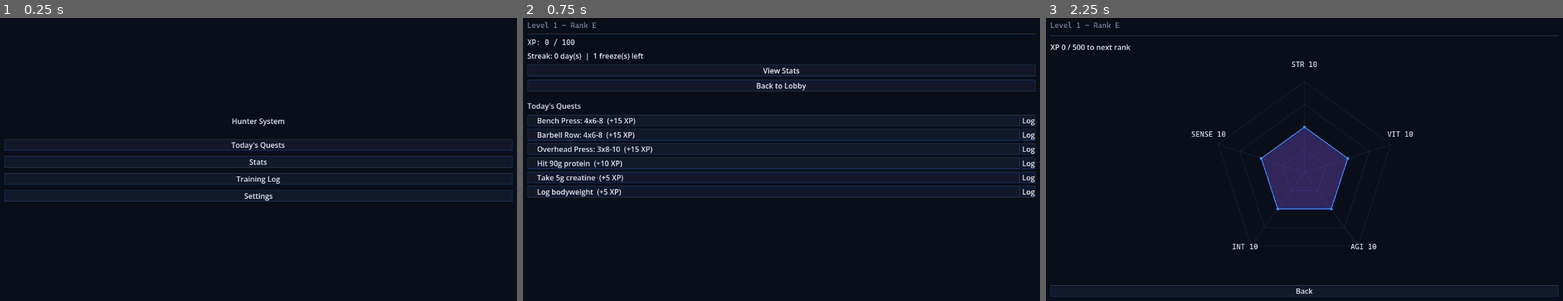
Above: before the commit, frames 1-3 (left to right).
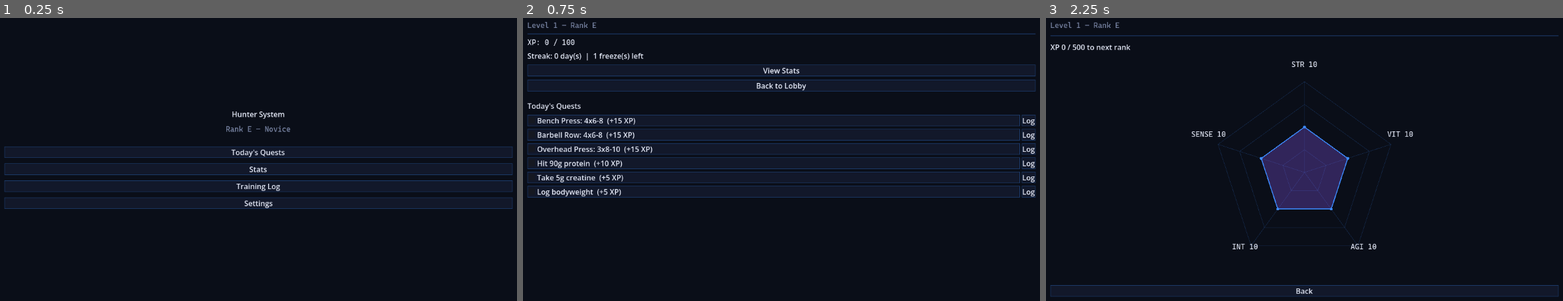
Above: after the commit, the same moments.

Repository: exo-jhop/Solo-Gym-Leveling
Game: Godot game, scene res://scenes/lobby/lobby.tscn
Same seed, same stepped clock (60 frames per second), same inputs: the game is played once before the commit and once after it.
Inputs:
- Up to frame 1 (0.25 s): no input
- Up to frame 2 (0.75 s): click "Today's Quests" at 0.5 s
- Up to frame 3 (2.25 s): click "Back to Lobby" at 1.25 s; click "Stats" at 2 s

The runs differ from the first frame. In frame 1, 4.3% of the frame differs, in the area x 0-100%, y 33-68%; in frame 2, nothing differs; in frame 3, nothing differs.

Commit message:
Add Milestone Titles: cosmetic per-rank title set on rank-up, shown on Lobby
Fills in current_title for E/C/A ranks (Novice/Breaker/Sovereign) alongside
the spec's fixed D/B/S titles (Awakened/Vanguard/Monarch) to keep the ramp
consistent. Existing saves get a title backfilled from their current rank
on load since current_title didn't exist before this save version.

Diff:
--- a/scenes/lobby/lobby.gd
+++ b/scenes/lobby/lobby.gd
@@ -2,6 +2,7 @@
 
 ## Lobby / Hub screen. Main entry point — routes to the app's top-level sections.
 
+@onready var rank_title_label: Label = $Margin/Root/RankTitleLabel
 @onready var quests_button: Button = $Margin/Root/QuestsButton
 @onready var stats_button: Button = $Margin/Root/StatsButton
 @onready var training_log_button: Button = $Margin/Root/TrainingLogButton
@@ -13,6 +14,14 @@
 	stats_button.pressed.connect(_on_stats_pressed)
 	training_log_button.pressed.connect(_on_training_log_pressed)
 	settings_button.pressed.connect(_on_settings_pressed)
+	GameManager.stats_changed.connect(_refresh_rank_title)
+	_refresh_rank_title()
+
+
+func _refresh_rank_title() -> void:
+	var stats := GameManager.hunter_stats
+	rank_title_label.text = "Rank %s — %s" % [stats.rank, stats.current_title]
+	rank_title_label.add_theme_color_override("font_color", GameManager.rank_color(stats.rank))
 
 
 func _on_quests_pressed() -> void:
--- a/scenes/lobby/lobby.tscn
+++ b/scenes/lobby/lobby.tscn
@@ -1,6 +1,7 @@
-[gd_scene load_steps=2 format=3 uid="uid://b5j2n8q1w6r4t"]
+[gd_scene load_steps=3 format=3 uid="uid://b5j2n8q1w6r4t"]
 
 [ext_resource type="Script" path="res://scenes/lobby/lobby.gd" id="1"]
+[ext_resource type="FontFile" path="res://assets/fonts/CascadiaCode.ttf" id="2"]
 
 [node name="Lobby" type="Control"]
 anchor_right = 1.0
@@ -25,6 +26,12 @@
 text = "Hunter System"
 horizontal_alignment = 1
 
+[node name="RankTitleLabel" type="Label" parent="Margin/Root"]
+layout_mode = 2
+theme_override_fonts/font = ExtResource("2")
+text = "Rank E — Novice"
+horizontal_alignment = 1
+
 [node name="HSeparator" type="HSeparator" parent="Margin/Root"]
 layout_mode = 2
 
--- a/scripts/autoload/game_manager.gd
+++ b/scripts/autoload/game_manager.gd
@@ -31,6 +31,17 @@
 
 # Small per-completion stat bump. Placeholder, tune later (see spec 2.1).
 const STAT_INCREMENT := 1
+
+# Cosmetic-only milestone titles per rank (spec v2 4.2). Only D/B/S were fixed
+# by the spec; C and A are proposed fills to keep the naming ramp consistent.
+const MILESTONE_TITLES := {
+	"E": "Novice",
+	"D": "Awakened",
+	"C": "Breaker",
+	"B": "Vanguard",
+	"A": "Sovereign",
+	"S": "Monarch",
+}
 
 var hunter_stats: HunterStats = HunterStats.new()
 
@@ -91,6 +102,7 @@
 			new_rank = rank
 	if new_rank != hunter_stats.rank:
 		hunter_stats.rank = new_rank
+		hunter_stats.current_title = MILESTONE_TITLES.get(new_rank, "")
 		ranked_up.emit(new_rank)
 
 
@@ -102,6 +114,13 @@
 ## Badge color for a rank letter, for UI display (spec 5).
 func rank_color(rank: String) -> Color:
 	return RANK_COLORS.get(rank, Color.WHITE)
+
+
+## Fills in current_title for saves created/loaded before Milestone Titles existed,
+## or where it's otherwise out of sync with the current rank. Call after load.
+func ensure_title_synced() -> void:
+	if hunter_stats.current_title == "":
+		hunter_stats.current_title = MILESTONE_TITLES.get(hunter_stats.rank, "")
 
 
 ## XP threshold for the next rank, or -1 if already at the top rank (S).
--- a/scripts/autoload/save_manager.gd
+++ b/scripts/autoload/save_manager.gd
@@ -10,6 +10,7 @@
 
 func _ready() -> void:
 	load_game()
+	GameManager.ensure_title_synced()
 	check_new_day()
 
 
--- a/scripts/resources/hunter_stats.gd
+++ b/scripts/resources/hunter_stats.gd
@@ -14,6 +14,7 @@
 @export var current_streak: int = 0
 @export var longest_streak: int = 0
 @export var streak_freezes_available: int = 1
+@export var current_title: String = ""
 
 
 func to_dict() -> Dictionary:
@@ -29,6 +30,7 @@
 		"current_streak": current_streak,
 		"longest_streak": longest_streak,
 		"streak_freezes_available": streak_freezes_available,
+		"current_title": current_title,
 	}
 
 
@@ -45,4 +47,5 @@
 	stats.current_streak = data.get("current_streak", 0)
 	stats.longest_streak = data.get("longest_streak", 0)
 	stats.streak_freezes_available = data.get("streak_freezes_available", 1)
+	stats.current_title = data.get("current_title", "")
 	return stats
Not shown, added: docs/Hunter_System_App_Spec.md
Not shown, added: docs/Hunter_System_App_Spec_v2.md
